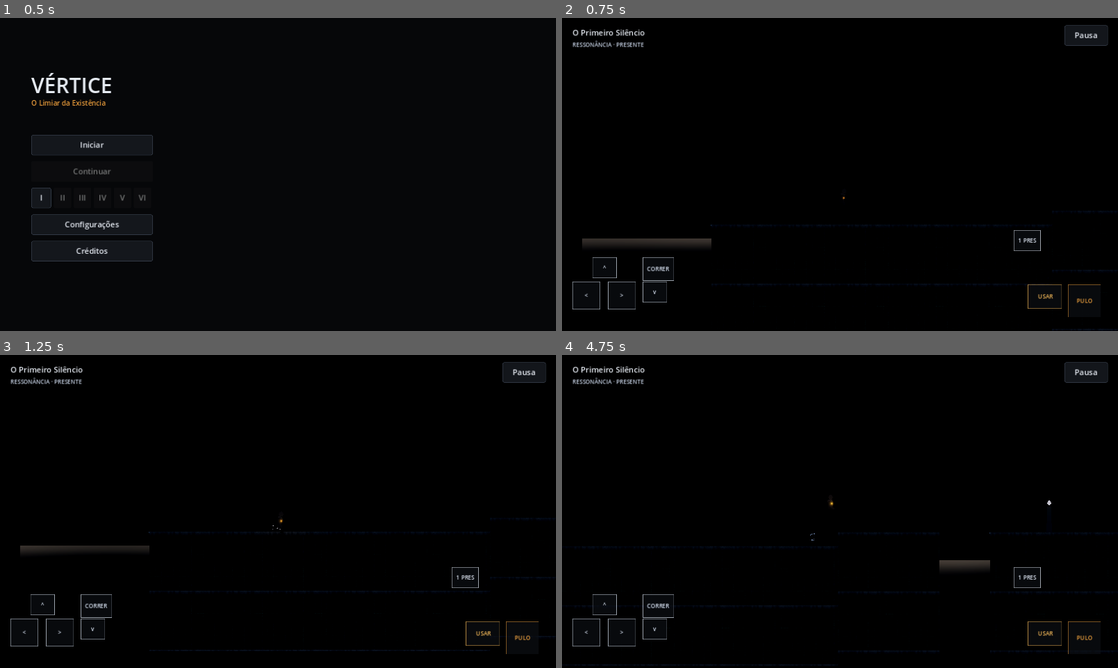
Above: before the commit, frames 1-4 (two rows, left to right).
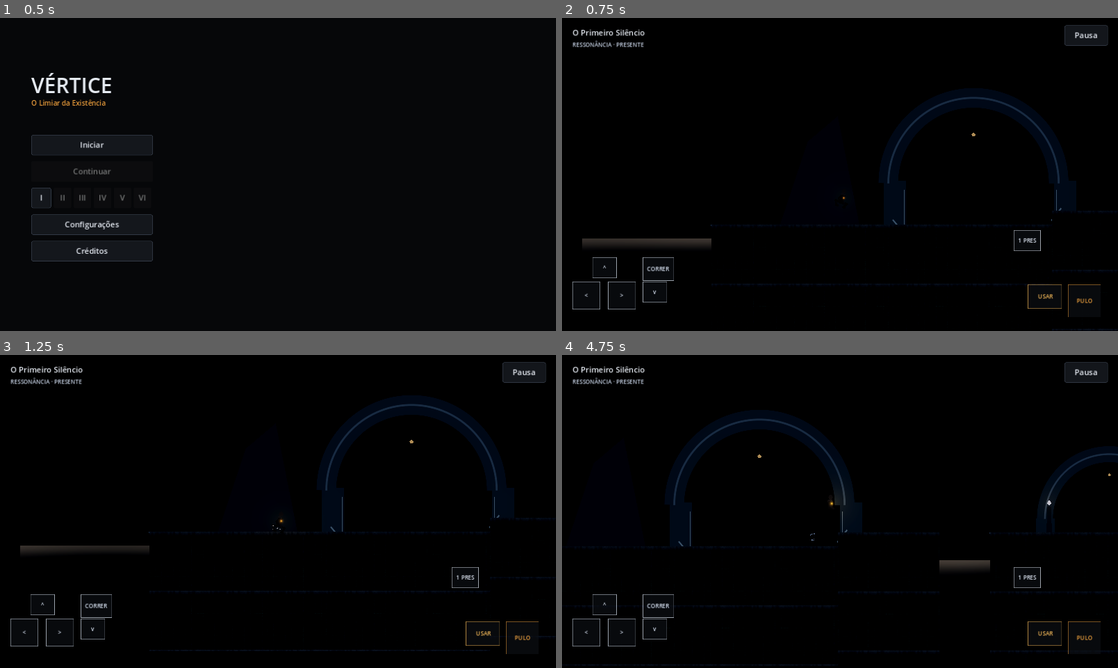
Above: after the commit, the same moments.

Repository: maguillah/VERTICE
Game: Godot game, scene res://scenes/main.tscn
The game is run twice, just before and just after one commit, with the same random seed, the same clock (stepped at 60 frames per second) and the same inputs.
Inputs:
- Up to frame 1 (0.5 s): no input
- Up to frame 2 (0.75 s): click "Iniciar" at 0.5 s
- Up to frame 3 (1.25 s): no input
- Up to frame 4 (4.75 s): hold D (move_right) 1.28-2.78 s; tap E (interact) at 1.35 s; tap Space (jump) at 1.52, 2.27, 3.77, 4.52 s; tap Shift (run) at 2.1 s; hold A (move_left) 2.78-3.53 s; tap 2 (state_echo) at 2.85 s; hold D (move_right) from 3.53 s (still down); tap 1 (state_present) at 3.6 s; tap 3 (state_ruptura) at 4.35 s

Frame 1 is identical in both runs. In frame 2, 0.4% of the frame differs, in the area x 50-90%, y 25-66%; in frame 3, 0.4%; in frame 4, 1.2%, in the area x 20-100%, y 20-62%.

Commit message:
Adicionar arquitetura visual à área Silêncio

Diff:
--- a/VERTICE/scenes/area_1_silence.tscn
+++ b/VERTICE/scenes/area_1_silence.tscn
@@ -1,8 +1,9 @@
-[gd_scene load_steps=8 format=3]
+[gd_scene load_steps=9 format=3]
 
 [ext_resource type="Script" path="res://scripts/area_transition.gd" id="1_at"]
 [ext_resource type="PackedScene" path="res://scenes/checkpoint.tscn" id="2_cp"]
 [ext_resource type="Script" path="res://scripts/resonance_object.gd" id="3_ro"]
+[ext_resource type="Script" path="res://scripts/area1_visuals.gd" id="4_visuals"]
 
 [sub_resource type="RectangleShape2D" id="RectangleShape2D_trig1"]
 size = Vector2(80, 640)
@@ -17,6 +18,10 @@
 size = Vector2(430, 290)
 
 [node name="Area1_Silence" type="Node2D"]
+
+[node name="Area1Visuals" type="Node2D" parent="."]
+z_index = -5
+script = ExtResource("4_visuals")
 
 [node name="AreaTrigger" type="Area2D" parent="."]
 position = Vector2(120, 320)
--- /dev/null
+++ b/VERTICE/scripts/area1_visuals.gd
@@ -0,0 +1,68 @@
+extends Node2D
+
+func _ready() -> void:
+	queue_redraw()
+
+func _draw() -> void:
+	var stone_far := Color("#171e27")
+	var stone_mid := Color("#202a35")
+	var edge := Color("#394653")
+	var crack := Color("#53606a")
+	var glow := Color("#b68b54")
+
+	# Silhuetas arquitetônicas distantes
+	draw_colored_polygon(PackedVector2Array([
+		Vector2(0, 570), Vector2(90, 300), Vector2(155, 245),
+		Vector2(220, 570)
+	]), stone_far)
+
+	draw_colored_polygon(PackedVector2Array([
+		Vector2(1280, 570), Vector2(1360, 270),
+		Vector2(1440, 220), Vector2(1530, 570)
+	]), stone_far)
+
+	# Grande arco monumental
+	draw_rect(Rect2(255, 385, 48, 225), stone_mid)
+	draw_rect(Rect2(625, 385, 48, 225), stone_mid)
+	draw_arc(Vector2(450, 390), 185, PI, TAU, 64, stone_mid, 42.0, true)
+	draw_arc(Vector2(450, 390), 185, PI, TAU, 64, edge, 3.0, true)
+
+	# Segundo arco parcialmente destruído
+	draw_rect(Rect2(1050, 420, 42, 190), stone_mid)
+	draw_rect(Rect2(1330, 420, 42, 190), stone_mid)
+	draw_arc(Vector2(1210, 420), 140, PI, TAU, 48, stone_mid, 34.0, true)
+	draw_arc(Vector2(1210, 420), 140, PI, TAU, 48, edge, 2.5, true)
+
+	# Marcas e fissuras nas estruturas
+	draw_polyline(PackedVector2Array([
+		Vector2(275, 470), Vector2(290, 488),
+		Vector2(280, 515), Vector2(300, 535)
+	]), crack, 2.0, true)
+
+	draw_polyline(PackedVector2Array([
+		Vector2(640, 445), Vector2(620, 470),
+		Vector2(635, 495)
+	]), crack, 2.0, true)
+
+	draw_polyline(PackedVector2Array([
+		Vector2(1065, 475), Vector2(1080, 490),
+		Vector2(1070, 520)
+	]), crack, 2.0, true)
+
+	# Fragmentos e linhas arquitetônicas
+	draw_line(Vector2(80, 570), Vector2(210, 570), edge, 3.0)
+	draw_line(Vector2(1380, 570), Vector2(1530, 570), edge, 3.0)
+	draw_line(Vector2(300, 405), Vector2(300, 590), crack, 1.5)
+	draw_line(Vector2(630, 405), Vector2(630, 590), crack, 1.5)
+
+	# Pequenos pontos de luz ambiental
+	draw_circle(Vector2(450, 285), 4.0, glow)
+	draw_circle(Vector2(1210, 325), 3.0, glow)
+	draw_circle(Vector2(180, 505), 2.5, glow)
+
+	# Detalhes sutis na base das ruínas
+	for x in range(340, 590, 55):
+		draw_line(Vector2(x, 580), Vector2(x + 18, 580), edge, 2.0)
+
+	for x in range(1110, 1320, 50):
+		draw_line(Vector2(x, 565), Vector2(x + 14, 565), edge, 2.0)
